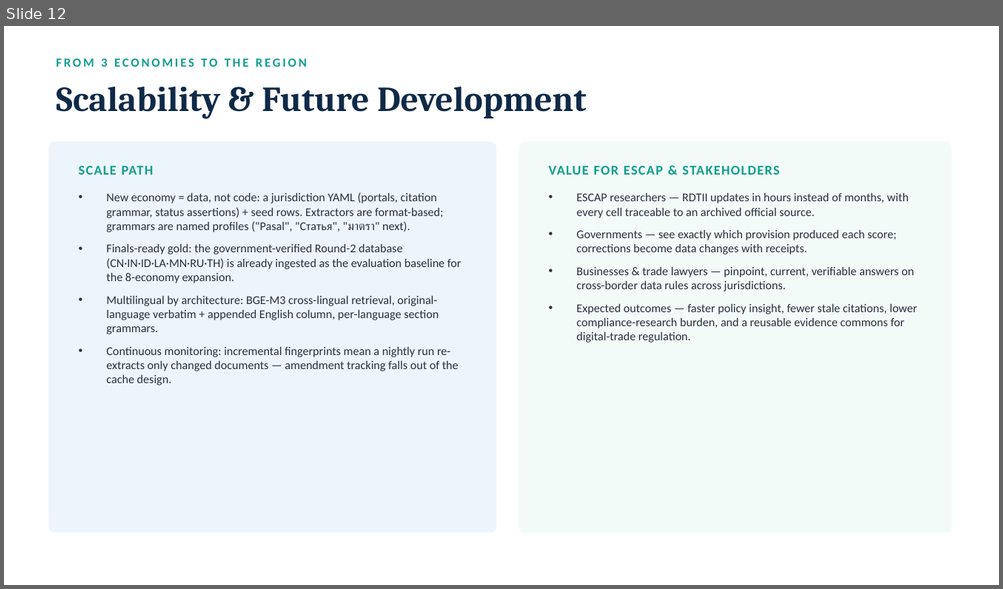
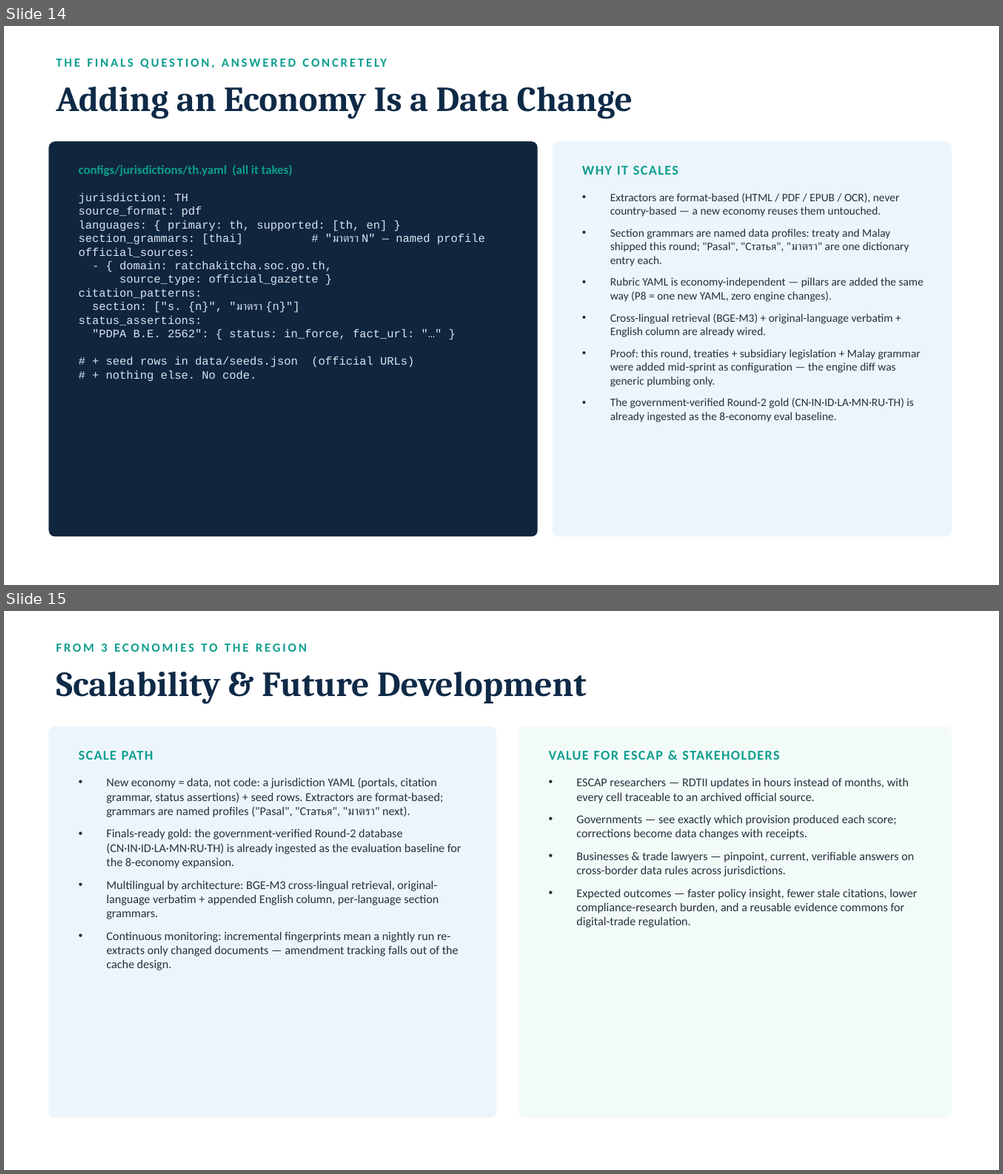
Before and after one commit to nafew0/ClauseChain, a slide deck: ClauseChain_Pitch_Deck.pptx. Shown one above the other, each under a label of ours: slide 12 before the commit, slides 14 and 15 after it. The pictures are 1003x589 and 1003x1174 pixels, drawn with LibreOffice and Linux fonts; fonts in the diff are those of the drawing. Boxes give left, top, right and bottom in pixels: in the first picture for what was removed or moved away, otherwise in the second. Text is boxed around its words. In the diff, an @@ line names an element or a change of style, - is before the commit and + after.

```diff
--- a/ClauseChain_Pitch_Deck.pptx
+++ b/ClauseChain_Pitch_Deck.pptx
@@ slide 14 added at [4,26,999,585], background #FFFFFF @@
@@ text added at [48,50,951,74], 12 pt, text #0E9E8E, bold @@
+THE FINALS QUESTION, ANSWERED CONCRETELY
@@ text added at [56,87,632,118], 34 pt, text #0F2A47, bold @@
+Adding an Economy Is a Data Change
@@ rounded rectangle added at [48,141,538,537], fill #10253E @@
@@ rounded rectangle added at [552,141,951,537], fill #EDF5FC @@
@@ text added at [79,165,293,176], 12 pt, text #0E9E8E, bold @@
+configs/jurisdictions/th.yaml (all it takes)
@@ text added at [582,166,678,175], 13 pt, text #0E9E8E, bold @@
+WHY IT SCALES
@@ text added at [79,193,485,381], 11 pt, text #D9E6F2 @@
+jurisdiction: TH
+source_format: pdf
+languages: { primary: th, supported: [th, en] }
+section_grammars: [thai] # "มาตรา N" — named profile
+official_sources:
+- { domain: ratchakitcha.soc.go.th,
+source_type: official_gazette }
+citation_patterns:
+section: ["s. {n}", "มาตรา {n}"]
+status_assertions:
+"PDPA B.E. 2562": { status: in_force, fact_url: "…" }
+# + seed rows in data/seeds.json (official URLs)
+# + nothing else. No code.
@@ text added at [610,193,923,423], 11 pt, text #24303C @@
+• Extractors are format-based (HTML / PDF / EPUB / OCR), never country-based — a new economy reuses them untouched.
+• Section grammars are named data profiles: treaty and Malay shipped this round; "Pasal", "Статья", "มาตรา" are one dictionary entry each.
+• Rubric YAML is economy-independent — pillars are added the same way (P8 = one new YAML, zero engine changes).
+• Cross-lingual retrieval (BGE-M3) + original-language verbatim + English column are already wired.
+• Proof: this round, treaties + subsidiary legislation + Malay grammar were added mid-sprint as configuration — the engine diff was generic plumbing only.
+• The government-verified Round-2 gold (CN·IN·ID·LA·MN·RU·TH) is already ingested as the 8-economy eval baseline.
@@ what was slide 12 is now slide 15 @@
```
Also in this commit, not shown: 3 other slides added, 1 other file.
